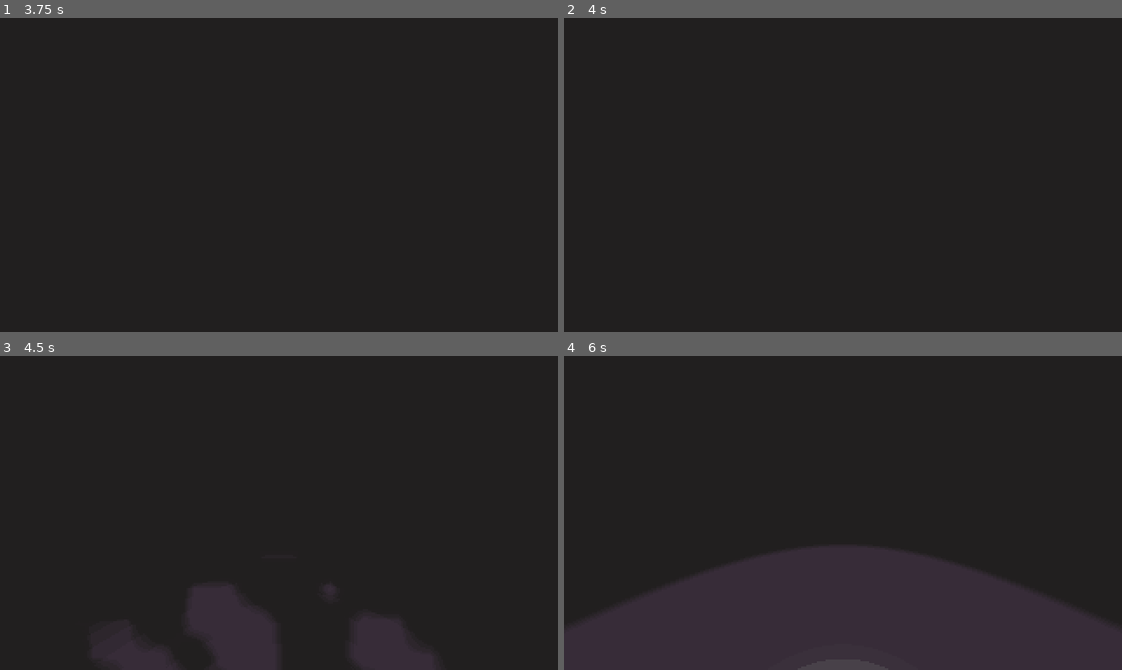
Above: before the commit, frames 1-4 (two rows, left to right).
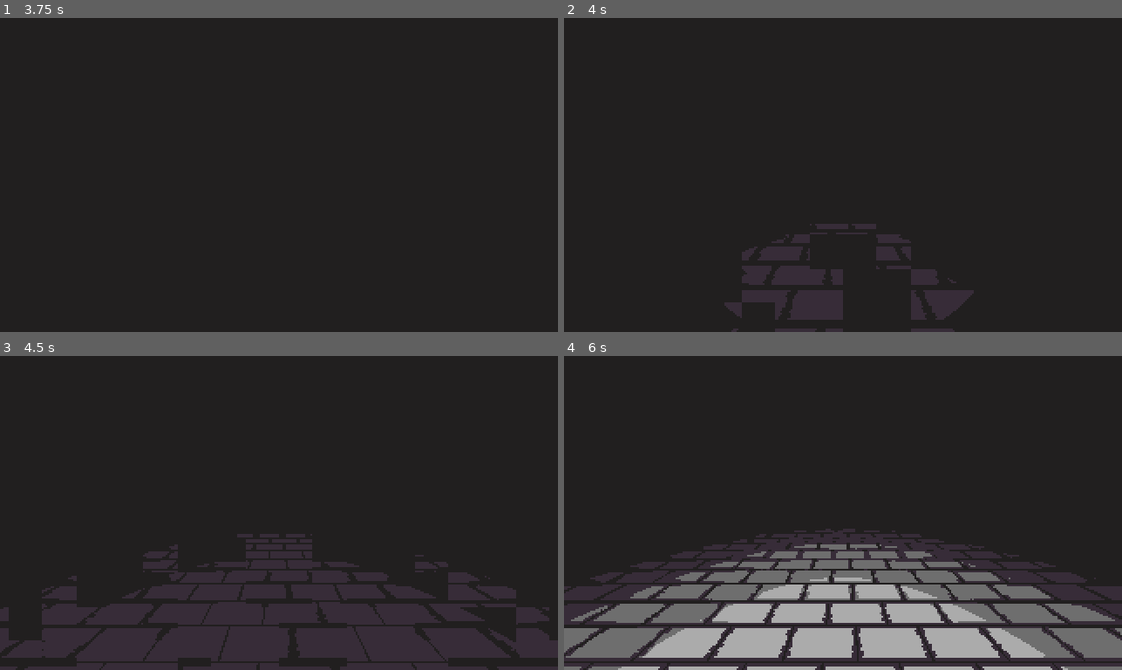
Above: after the commit, the same moments.

Repository: Kapendev/monologos
Game: Godot game, scene res://src/Main.tscn
The game is run twice, just before and just after one commit, with the same random seed, the same clock (stepped at 60 frames per second) and the same inputs.
Inputs:
- Up to frame 1 (3.75 s): click "Play" at 2 s
- Up to frame 2 (4 s): no input
- Up to frame 3 (4.5 s): no input
- Up to frame 4 (6 s): no input

Frame 1 is identical in both runs. In frame 2, 4.5% of the frame differs, in the area x 28-74%, y 65-100%; in frame 3, 13%; in frame 4, 29%, in the area x 0-100%, y 55-100%.

Commit message:
removed import ignore and random stuf

Diff:
--- /dev/null
+++ b/assets/materials/floor1.tres
@@ -0,0 +1,7 @@
+[gd_resource type="SpatialMaterial" load_steps=2 format=2]
+
+[ext_resource path="res://assets/sprites/floor1.png" type="Texture" id=1]
+
+[resource]
+albedo_texture = ExtResource( 1 )
+uv1_scale = Vector3( 40, 40, 40 )
--- /dev/null
+++ b/assets/materials/floor2.tres
@@ -0,0 +1,7 @@
+[gd_resource type="SpatialMaterial" load_steps=2 format=2]
+
+[ext_resource path="res://assets/sprites/floor2.png" type="Texture" id=1]
+
+[resource]
+albedo_texture = ExtResource( 1 )
+uv1_scale = Vector3( 40, 40, 40 )
--- /dev/null
+++ b/assets/materials/floor3.tres
@@ -0,0 +1,7 @@
+[gd_resource type="SpatialMaterial" load_steps=2 format=2]
+
+[ext_resource path="res://assets/sprites/floor3.png" type="Texture" id=1]
+
+[resource]
+albedo_texture = ExtResource( 1 )
+uv1_scale = Vector3( 40, 40, 40 )
--- /dev/null
+++ b/assets/materials/floor4.tres
@@ -0,0 +1,7 @@
+[gd_resource type="SpatialMaterial" load_steps=2 format=2]
+
+[ext_resource path="res://assets/sprites/floor4.png" type="Texture" id=1]
+
+[resource]
+albedo_texture = ExtResource( 1 )
+uv1_scale = Vector3( 40, 40, 40 )
--- a/src/gameplay/GameMap.gd
+++ b/src/gameplay/GameMap.gd
@@ -1,19 +1,23 @@
 extends Spatial
 
-const MOVE_VALUE := Vector3(0.0, 0.0, -0.815)
-const SPIN_VALUE := Vector3(0.0, PI / 2.0, 0.0)
+const MOVE_VALUE := Vector3(0, 0, -0.815)
+const SPIN_VALUE := Vector3(0, PI / 2.0, 0)
 
 var move_time := 0.3
 var spin_time := 0.3
 
+export var ground_material : SpatialMaterial
+
 onready var tween: Tween = $Tween
 onready var camera: Camera = $Camera
 onready var noise: Sprite3D = $Camera/Noise
-onready var target: TextureRect = $Camera/Target
+onready var target: TextureRect = $Target
+onready var ground : MeshInstance = $Ground
 onready var camera_start_translation: Vector3 = camera.translation
 
 func _ready() -> void:
 	tween.connect("tween_all_completed", self, "on_tween_all_completed")
+	set_material(ground_material)
 
 func is_active() -> bool:
 	return tween.is_active()
@@ -41,12 +45,22 @@
 func is_map_visible() -> bool:
 	return not noise.visible
 
+func set_material(material: SpatialMaterial) -> void:
+	ground.set_surface_material(0, material)
+
 func tweeen(prop: String, value: Vector3, time: float) -> void:
+	# Target tween.
 	tween.interpolate_property(
 		target, "modulate",
 		Color(0, 0, 0, 0), target.modulate,
 		move_time / 2.0, Tween.TRANS_SINE
 	)
+	tween.interpolate_property(
+		target, "rect_scale",
+		Vector2(1, 1), target.rect_scale,
+		move_time / 2.0, Tween.TRANS_SINE
+	)
+	# Camera tween.
 	tween.interpolate_property(
 		camera, prop,
 		camera.get(prop), value,
--- a/src/gameplay/GameMap.tscn
+++ b/src/gameplay/GameMap.tscn
@@ -1,10 +1,13 @@
-[gd_scene load_steps=10 format=2]
+[gd_scene load_steps=9 format=2]
 
-[ext_resource path="res://assets/sprites/floor1.png" type="Texture" id=1]
+[ext_resource path="res://assets/materials/floor1.tres" type="Material" id=1]
 [ext_resource path="res://assets/sprites/monologos.png" type="Texture" id=2]
 [ext_resource path="res://game_env.tres" type="Environment" id=3]
 [ext_resource path="res://src/gameplay/GameMap.gd" type="Script" id=4]
 [ext_resource path="res://assets/sprites/noise.png" type="Texture" id=5]
+
+[sub_resource type="PlaneMesh" id=1]
+size = Vector2( 33, 33 )
 
 [sub_resource type="Shader" id=4]
 code = "// Made by Fernando Brandt
@@ -32,25 +35,9 @@
 shader_param/flip = null
 shader_param/gradient = ExtResource( 2 )
 
-[sub_resource type="PlaneMesh" id=1]
-size = Vector2( 33, 33 )
-
-[sub_resource type="SpatialMaterial" id=2]
-albedo_texture = ExtResource( 1 )
-uv1_scale = Vector3( 40, 40, 40 )
-
 [node name="GameMap" type="Spatial"]
 script = ExtResource( 4 )
-
-[node name="ColorRect" type="ColorRect" parent="."]
-material = SubResource( 5 )
-anchor_right = 1.0
-anchor_bottom = 1.0
-mouse_filter = 2
-
-[node name="Ground" type="MeshInstance" parent="."]
-mesh = SubResource( 1 )
-material/0 = SubResource( 2 )
+ground_material = ExtResource( 1 )
 
 [node name="Camera" type="Camera" parent="."]
 transform = Transform( 1, 0, 0, 0, 0.965926, 0.258819, 0, -0.258819, 0.965926, 0, 2, 0 )
@@ -66,7 +53,20 @@
 shaded = true
 texture = ExtResource( 5 )
 
-[node name="Target" type="TextureRect" parent="Camera"]
+[node name="Ground" type="MeshInstance" parent="."]
+mesh = SubResource( 1 )
+material/0 = ExtResource( 1 )
+
+[node name="WorldEnvironment" type="WorldEnvironment" parent="."]
+environment = ExtResource( 3 )
+
+[node name="Filter" type="ColorRect" parent="."]
+material = SubResource( 5 )
+anchor_right = 1.0
+anchor_bottom = 1.0
+mouse_filter = 2
+
+[node name="Target" type="TextureRect" parent="."]
 anchor_left = 0.5
 anchor_top = 0.5
 anchor_right = 0.5
@@ -81,6 +81,3 @@
 stretch_mode = 4
 
 [node name="Tween" type="Tween" parent="."]
-
-[node name="WorldEnvironment" type="WorldEnvironment" parent="."]
-environment = ExtResource( 3 )
Not shown, added: assets/sprites/floor1.png.import
Not shown, added: assets/sprites/floor2.png.import
Not shown, added: assets/sprites/floor3.png.import
Not shown, added: assets/sprites/floor4.png.import
Not shown, added: assets/sprites/mon1.png.import
Binary file changed: assets/sprites/mon2.png
Not shown, added: assets/sprites/mon2.png.import
Not shown, added: assets/sprites/mon3.png.import
Not shown, added: assets/sprites/monologos.png.import
Not shown, added: assets/sprites/noise.png.import
Not shown, added: icon.png.import
Not shown, changed: .gitignore
